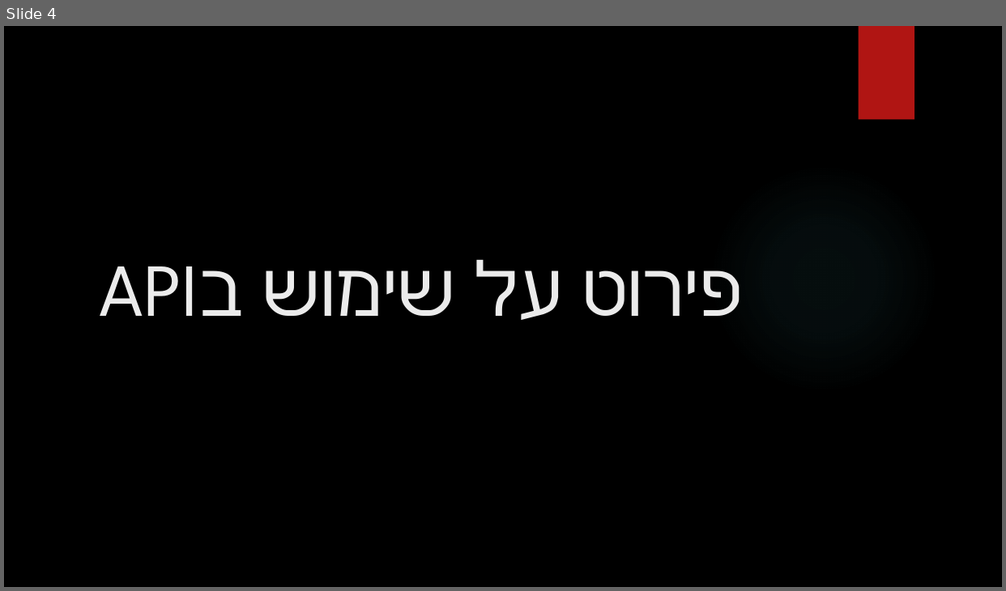
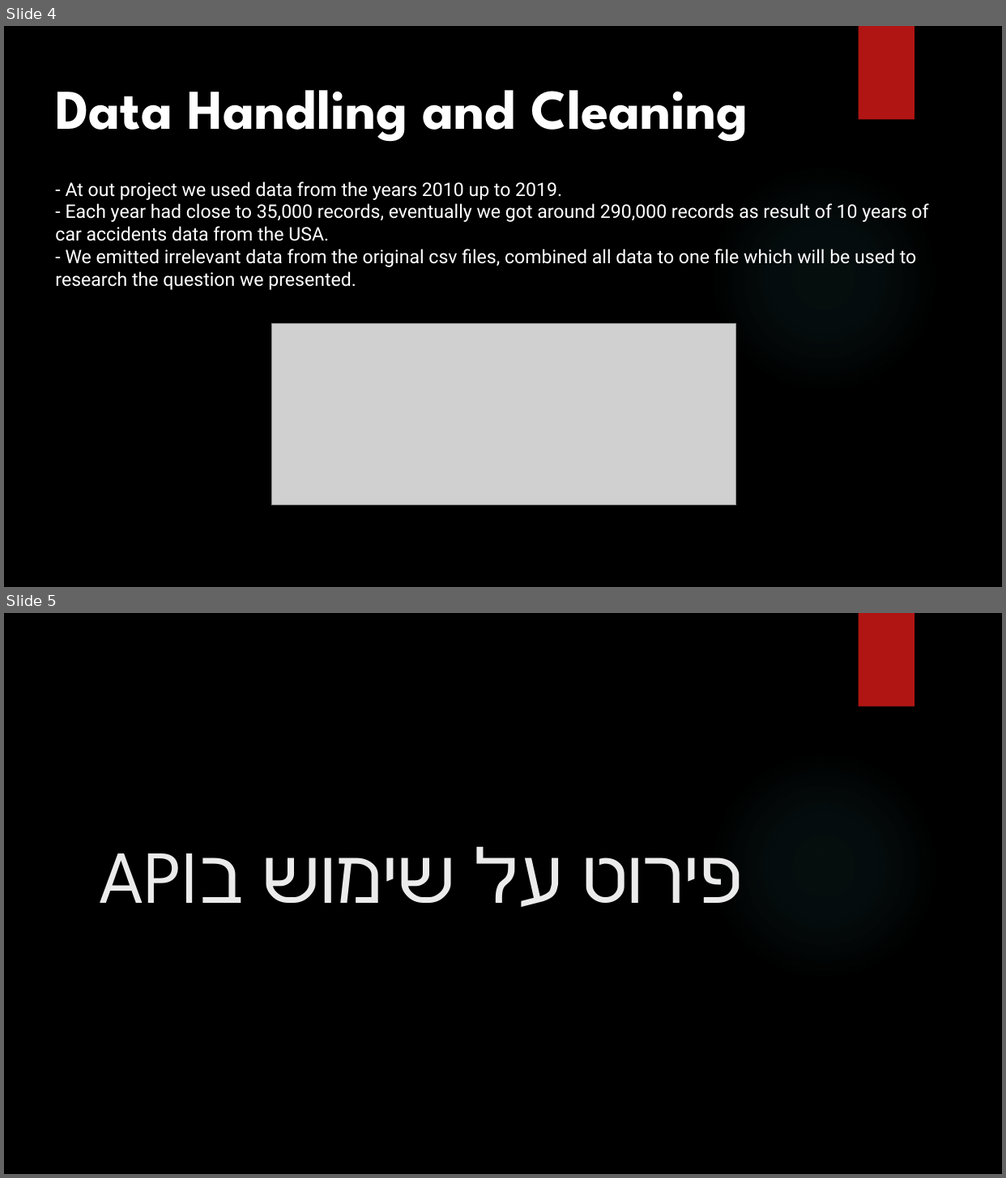
Before and after one commit to danprophet/dataScience, a slide deck: documents/Car Accidents Project.pptx. Shown one above the other, each under a label of ours: slide 4 before the commit, slides 4 and 5 after it. The pictures are 1006x591 and 1006x1178 pixels, drawn with LibreOffice and Linux fonts; fonts in the diff are those of the drawing; grey boxes stand for pictures; background and template pictures are left out. Boxes give left, top, right and bottom in pixels: in the first picture for what was removed or moved away, otherwise in the second. Text is boxed around its words. In the diff, an @@ line names an element or a change of style, - is before the commit and + after.

```diff
--- a/documents/Car Accidents Project.pptx
+++ b/documents/Car Accidents Project.pptx
@@ slide 4 added at (4, 26, 1002, 587), background picture (left out); not listed: 2 template elements that a slide beside it also shows @@
@@ text added at (55, 90, 748, 142), 54 pt, text #FFFFFF, bold @@
+Data Handling and Cleaning
@@ text added at (55, 182, 928, 290), 18 pt, text #FFFFFF @@
+- At out project we used data from the years 2010 up to 2019.
+- Each year had close to 35,000 records, eventually we got around 290,000 records as result of 10 years of car accidents data from the USA.
+- We emitted irrelevant data from the original csv files, combined all data to one file which will be used to research the question we presented.
@@ picture added at (272, 324, 736, 506) @@
@@ what was slide 4 is now slide 5 @@
```
Also in this commit, not shown: 2 slides changed, 1 other slide added, 1 slide removed, 1 other file.
